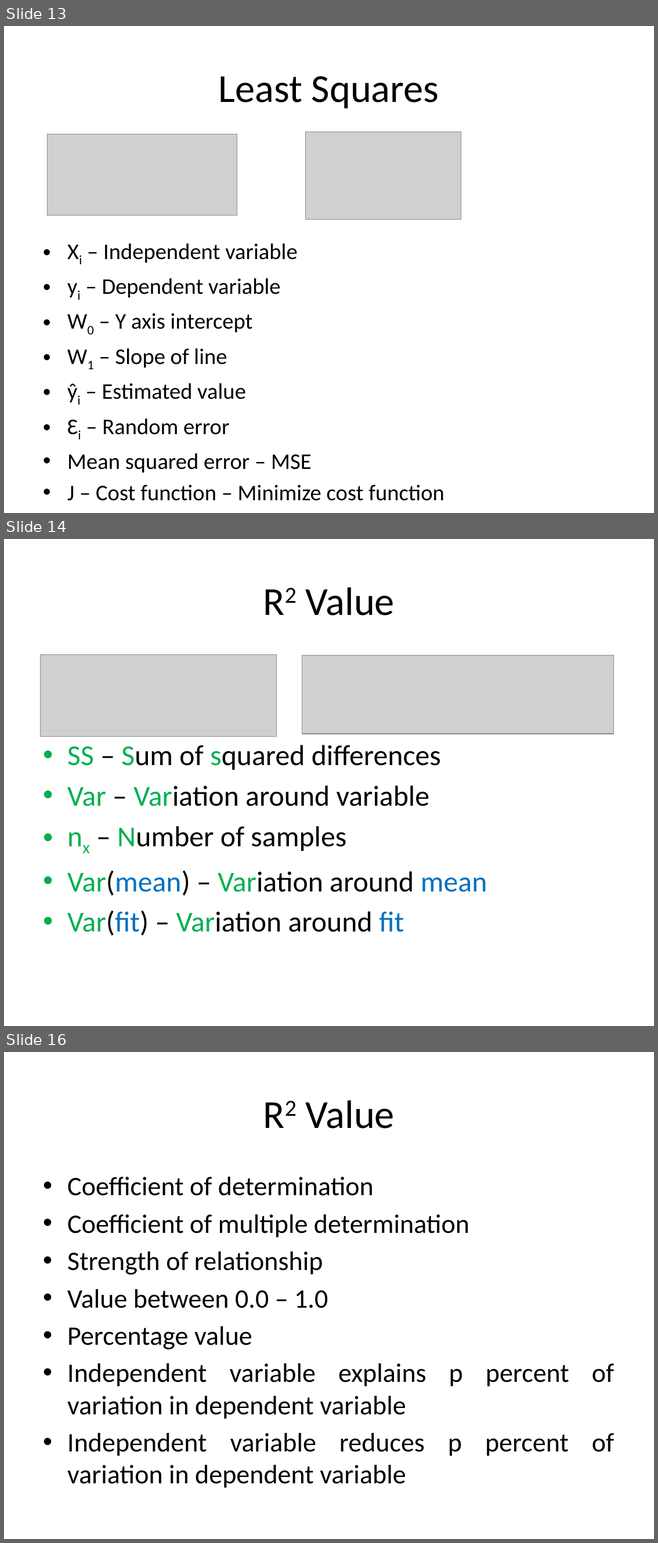
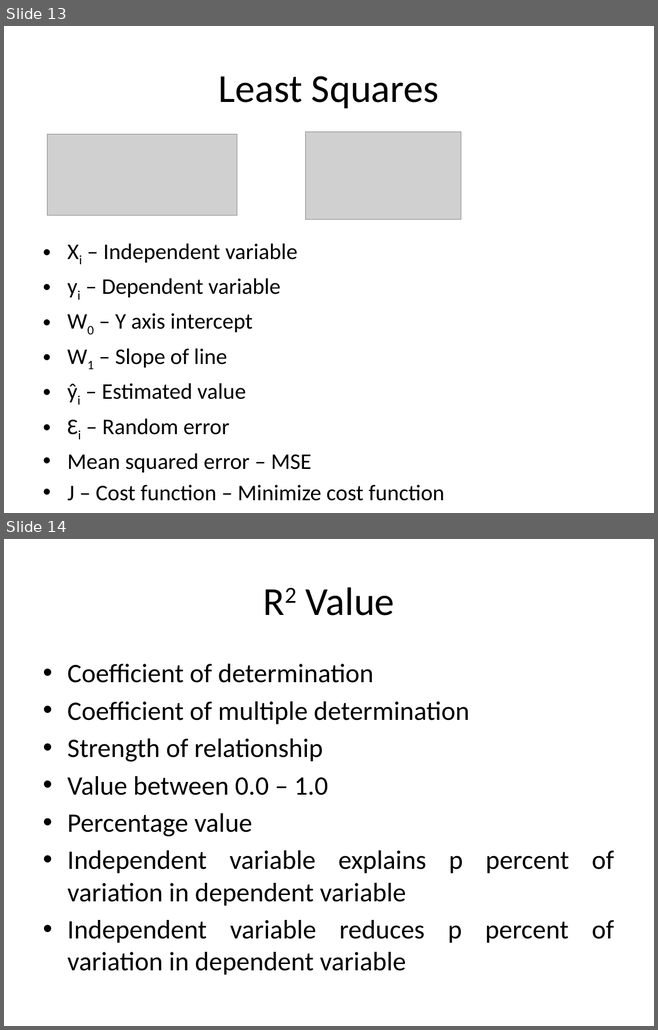
Before and after one commit to look4pritam/ArtificialIntelligence, a slide deck: MachineLearning/LinearRegression/LinearRegression.pptx. Shown one above the other, each under a label of ours: slides 13, 14 and 16 before the commit, slides 13 and 14 after it; the slides between them are not shown. The pictures are 658x1543 and 658x1030 pixels, drawn with LibreOffice and Linux fonts; fonts in the diff are those of the drawing; grey boxes stand for pictures. Boxes give left, top, right and bottom in pixels: in the first picture for what was removed or moved away, otherwise in the second. Text is boxed around its words. In the diff, an @@ line names an element or a change of style, - is before the commit and + after.

```diff
--- a/MachineLearning/LinearRegression/LinearRegression.pptx
+++ b/MachineLearning/LinearRegression/LinearRegression.pptx
@@ slide 14 removed at [4, 539, 654, 1026], background #FFFFFF @@
@@ title removed at [306, 587, 394, 616] @@
-R2 Value
@@ picture removed at [41, 654, 277, 736] @@
@@ picture removed at [302, 655, 614, 734] @@
@@ text removed at [67, 745, 487, 936] @@
-• SS – Sum of squared differences
-• Var – Variation around variable
-• nx – Number of samples
-• Var(mean) – Variation around mean
-• Var(fit) – Variation around fit
@@ what was slide 16 is now slide 14 @@
```
Also in this commit, not shown: 1 other slide removed.
